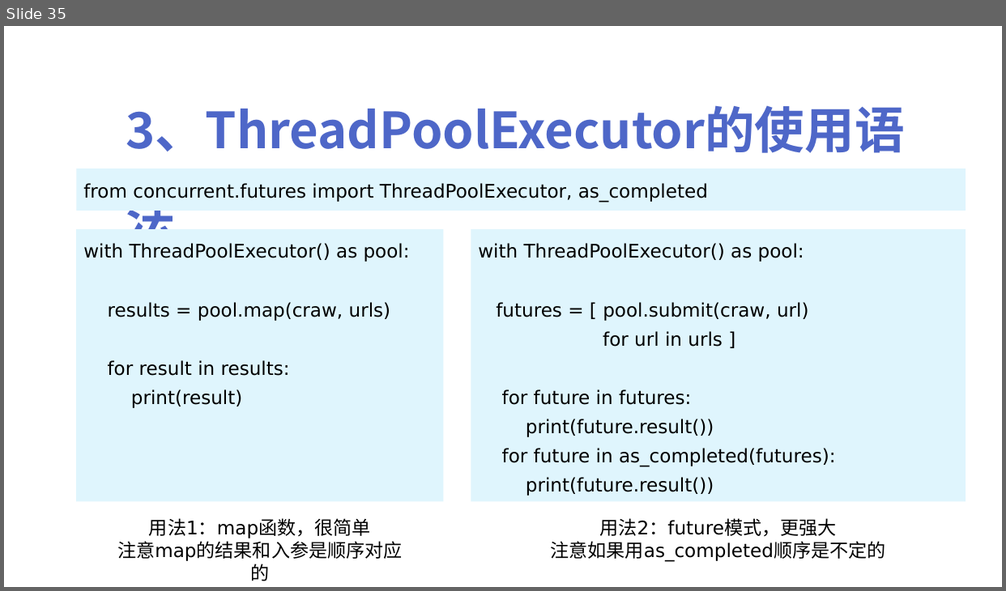
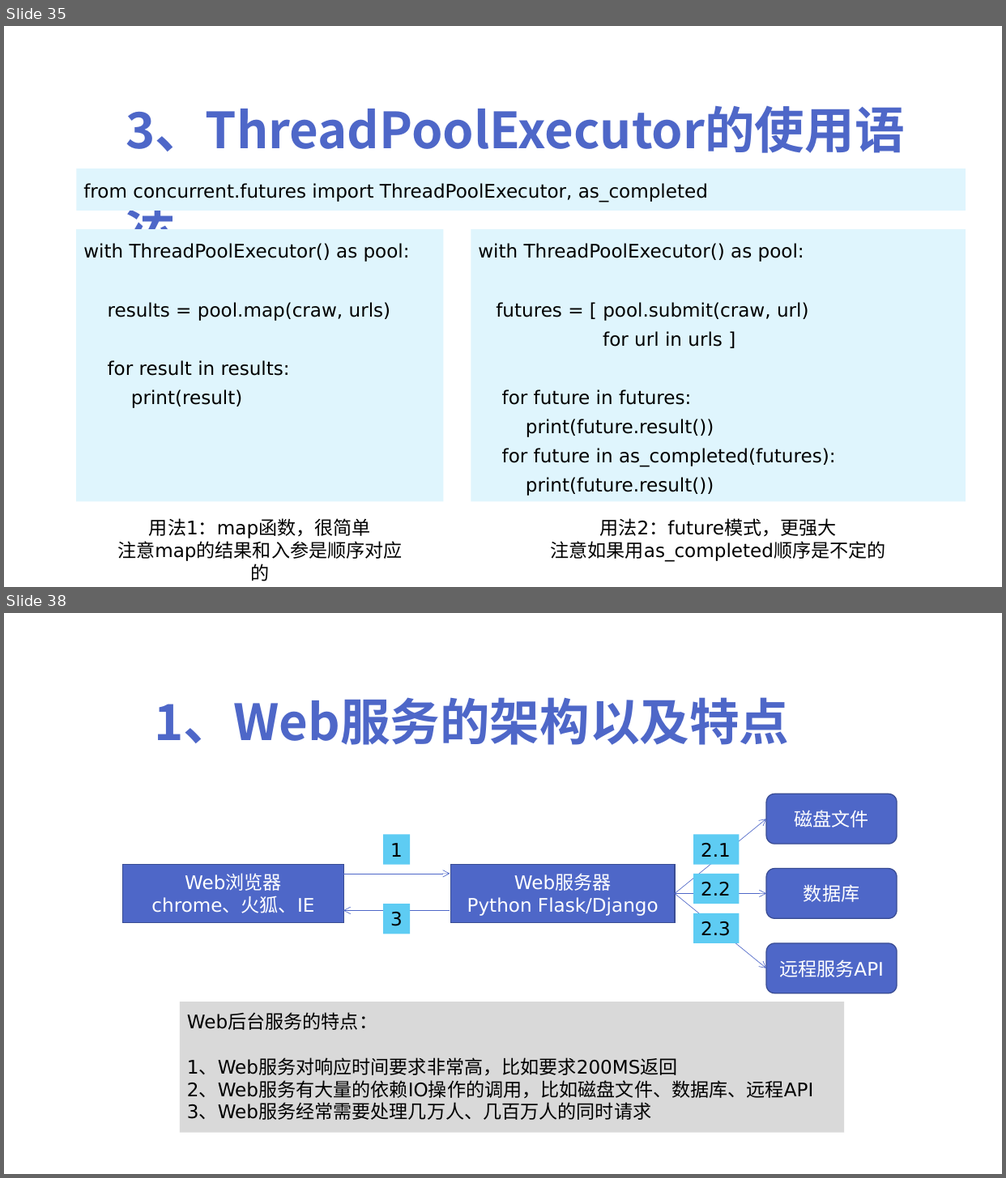
Before and after one commit to peiss/ant-learn-python-concurrent, a slide deck: Python并发编程简介.pptx. Shown one above the other, each under a label of ours: slide 35 before the commit, slides 35 and 38 after it; the slides between them are not shown. The pictures are 1006x591 and 1006x1178 pixels, drawn with LibreOffice and Linux fonts; fonts in the diff are those of the drawing. Boxes give left, top, right and bottom in pixels: in the first picture for what was removed or moved away, otherwise in the second. Text is boxed around its words. In the diff, an @@ line names an element or a change of style, - is before the commit and + after.

```diff
--- a/Python并发编程简介.pptx
+++ b/Python并发编程简介.pptx
@@ slide 38 added at (4, 613, 1002, 1174), background #FFFFFF @@
@@ text added at (154, 697, 789, 745), 48 pt, text #4E67C8, bold @@
+1、Web服务的架构以及特点
@@ rounded rectangle added at (767, 794, 897, 845), fill #4E67C8, outline #3A4C94 1 pt, 18 pt, text #FFFFFF @@
+磁盘文件
@@ arrow added from (675, 894) to (767, 819), #4E67C8 0.5 pt @@
@@ rectangle added at (384, 835, 411, 865), fill #5ECCF3, 18 pt, text #000000 @@
+1
@@ rectangle added at (693, 835, 739, 865), fill #5ECCF3, 18 pt, text #000000 @@
+2.1
@@ rectangle added at (122, 865, 344, 923), fill #4E67C8, outline #3A4C94 1 pt, 18 pt, text #FFFFFF @@
+Web浏览器
+chrome、火狐、IE
@@ arrow added from (343, 874) to (450, 874), #4E67C8 0.5 pt @@
@@ rectangle added at (451, 865, 675, 923), fill #4E67C8, outline #3A4C94 1 pt, 18 pt, text #FFFFFF @@
+Web服务器
+Python Flask/Django
@@ rectangle added at (693, 874, 739, 904), fill #5ECCF3, 18 pt, text #000000 @@
+2.2
@@ rounded rectangle added at (767, 869, 897, 919), fill #4E67C8, outline #3A4C94 1 pt, 18 pt, text #FFFFFF @@
+数据库
@@ arrow added from (675, 894) to (767, 894), #4E67C8 0.5 pt @@
@@ arrow added from (675, 894) to (767, 969), #4E67C8 0.5 pt @@
@@ arrow added from (450, 911) to (343, 911), #4E67C8 0.5 pt @@
@@ rectangle added at (384, 905, 411, 934), fill #5ECCF3, 18 pt, text #000000 @@
+3
@@ rectangle added at (693, 914, 739, 943), fill #5ECCF3, 18 pt, text #000000 @@
+2.3
@@ rounded rectangle added at (767, 944, 897, 994), fill #4E67C8, outline #3A4C94 1 pt, 18 pt, text #FFFFFF @@
+远程服务API
@@ rectangle added at (180, 1003, 845, 1133), fill #D9D9D9 @@
@@ text added at (187, 1014, 813, 1120), 18 pt, text #000000 @@
+Web后台服务的特点：
+1、Web服务对响应时间要求非常高，比如要求200MS返回
+2、Web服务有大量的依赖IO操作的调用，比如磁盘文件、数据库、远程API
+3、Web服务经常需要处理几万人、几百万人的同时请求
```
Also in this commit, not shown: 8 other slides added, 2 other files.
